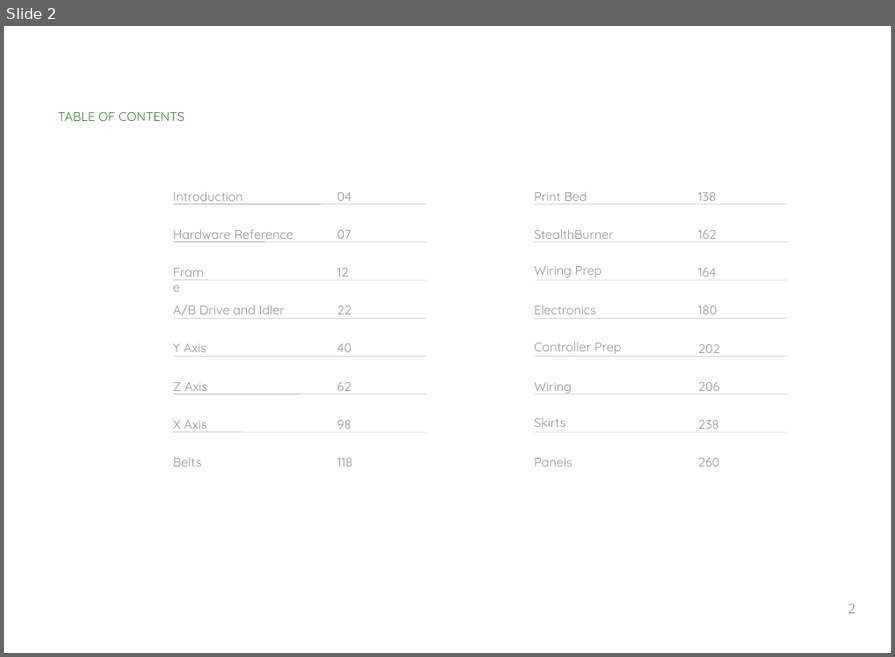
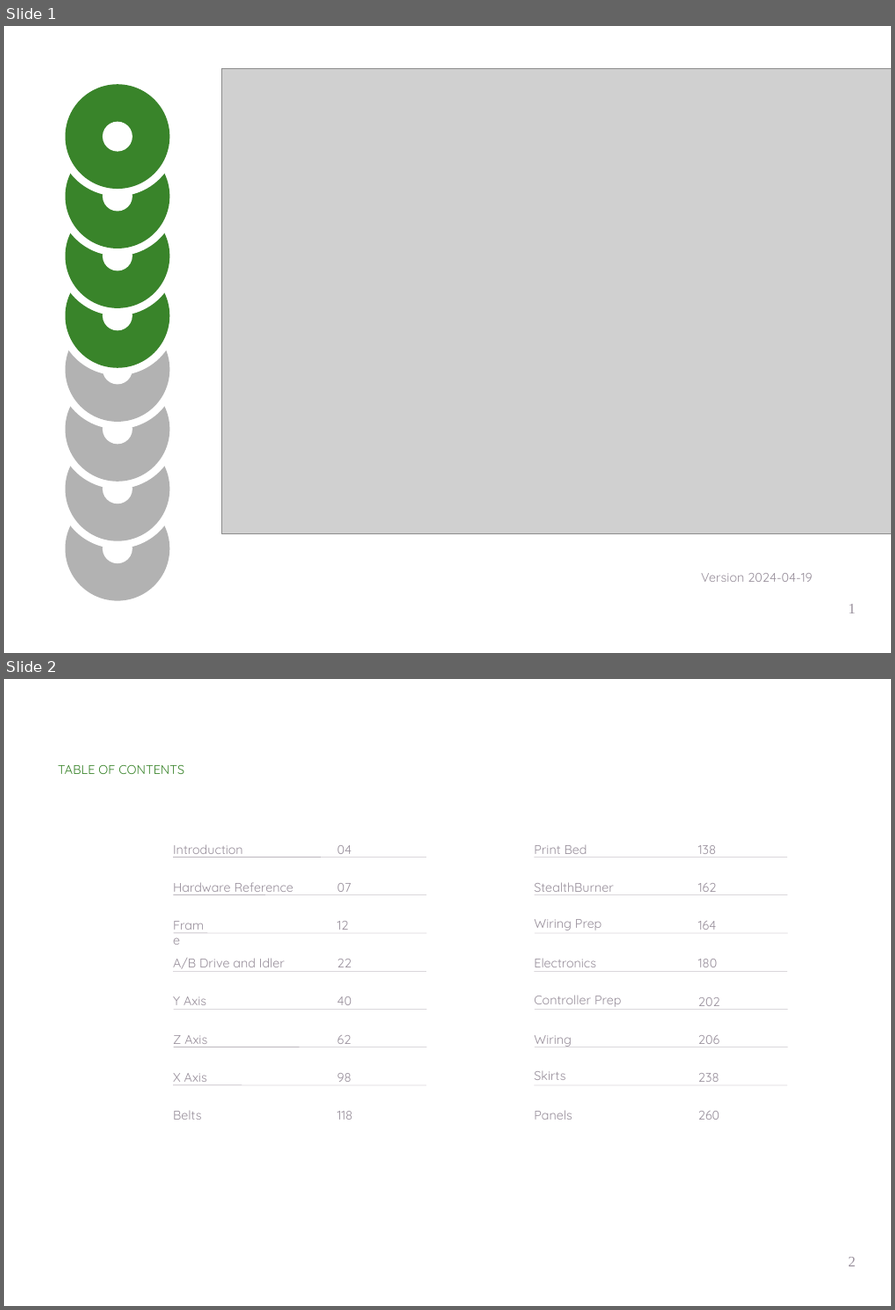
Before and after one commit to Zergie/YAMMU, a slide deck: Manual/Assembly.odp. Shown one above the other, each under a label of ours: slide 2 before the commit, slides 1 and 2 after it. The pictures are 895x657 and 895x1310 pixels, drawn with LibreOffice and Linux fonts; fonts in the diff are those of the drawing; grey boxes stand for pictures. Boxes give left, top, right and bottom in pixels: in the first picture for what was removed or moved away, otherwise in the second. Text is boxed around its words. In the diff, an @@ line names an element or a change of style, - is before the commit and + after.

```diff
--- a/Manual/Assembly.odp
+++ b/Manual/Assembly.odp
@@ slide 1 added at <box>4,26,891,653</box>, background #FFFFFF @@
@@ picture added at <box>221,68,891,534</box> @@
@@ group added at <box>58,77,177,602</box>: 23 ellipses @@
@@ text added at <box>701,573,812,582</box>, 12 pt, text #988F9B @@
+Version 2024-04-19
@@ page number added at <box>848,604,855,614</box>, 14 pt, text #988F9B @@
+1
```
Also in this commit, not shown: 5 slides changed, 6 other slides added, 4 slides removed, 1 other file.
